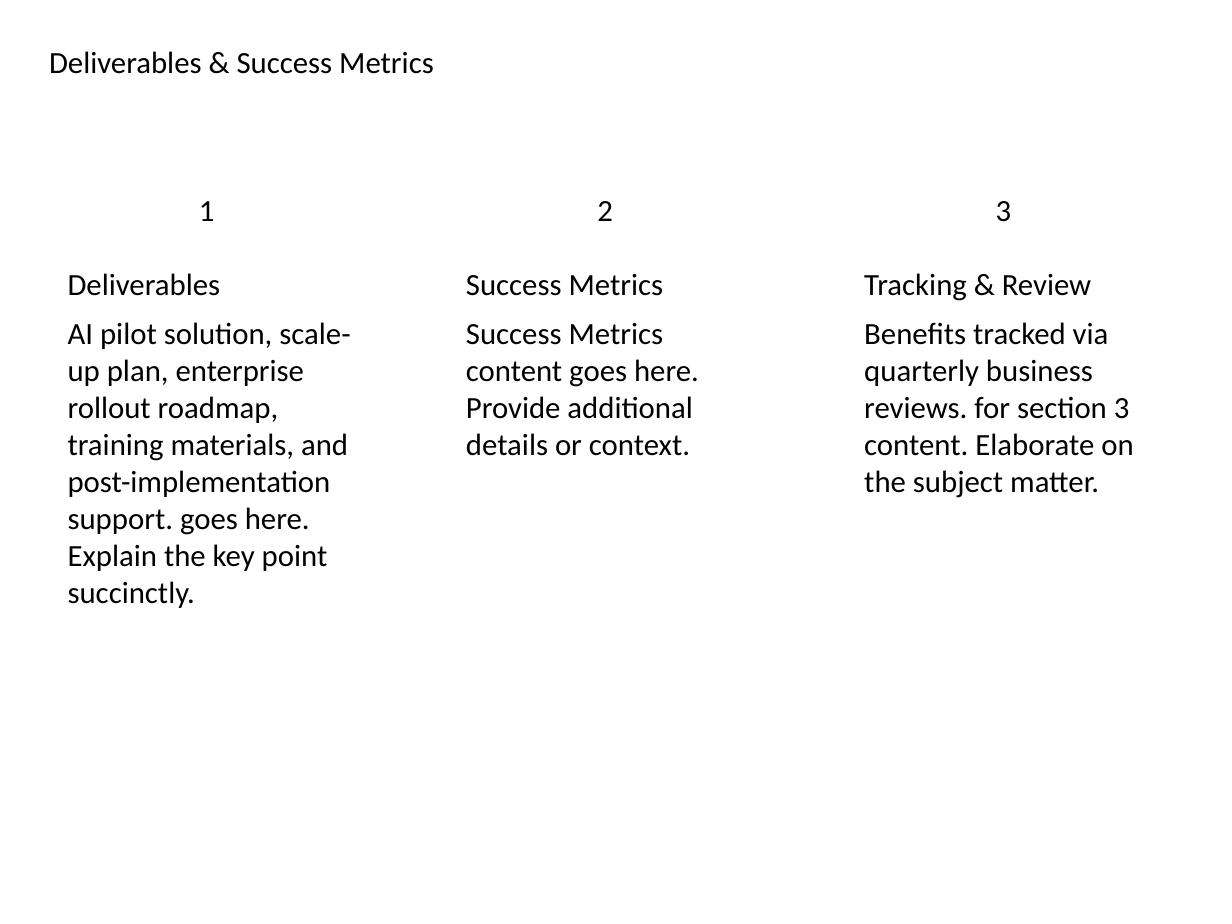
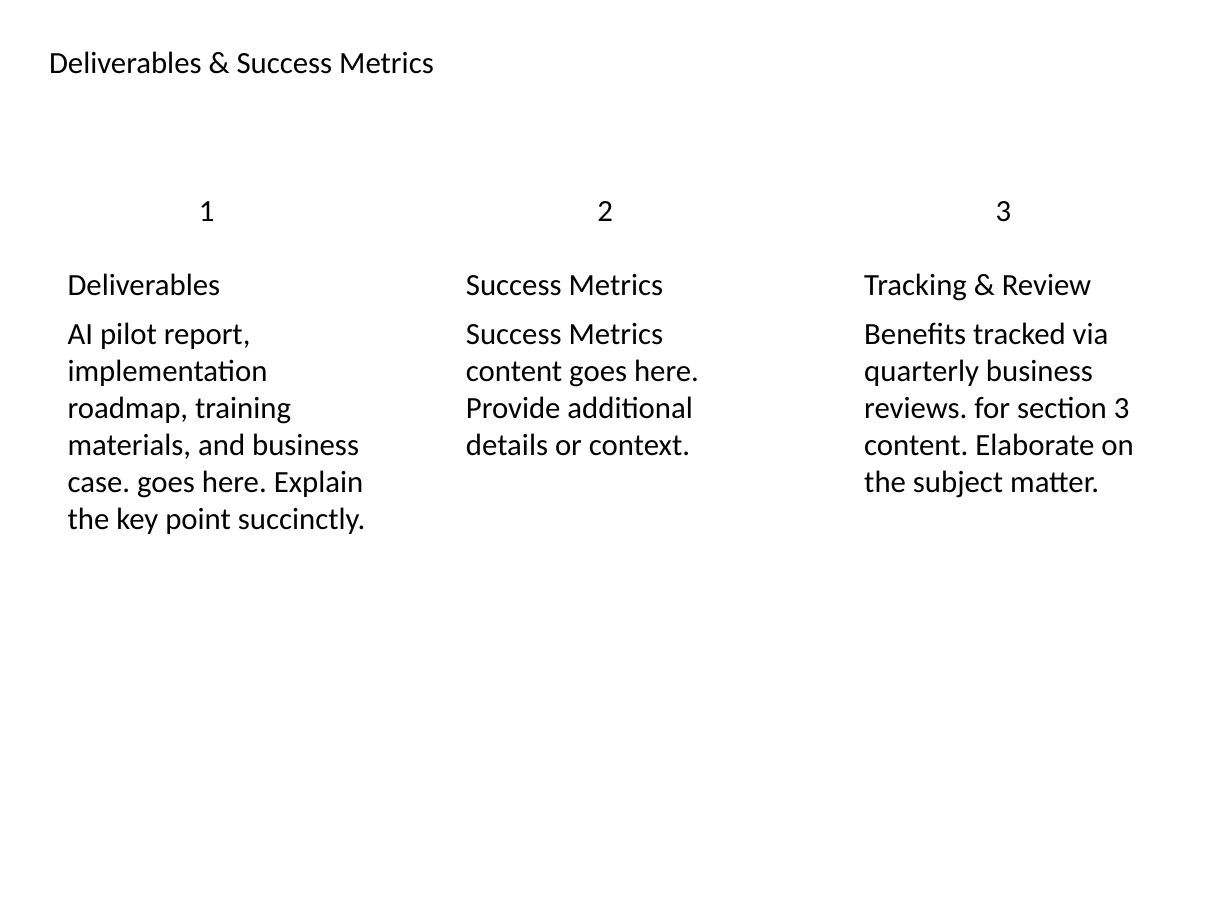
Before and after one commit to vedant1811/kenley-create-decks, a slide deck: slide 6 of src/lib/output/GeneratedPresentation.pptx. Drawn at 1232x924 pixels with LibreOffice and Linux fonts; fonts in the diff are those of the drawing. Boxes give left, top, right and bottom in pixels: in the first picture for what was removed or moved away, otherwise in the second. Text is boxed around its words. In the diff, an @@ line names an element or a change of style, - is before the commit and + after.

```diff
--- a/src/lib/output/GeneratedPresentation.pptx
+++ b/src/lib/output/GeneratedPresentation.pptx
@@ text at <box>68,322,365,534</box>: text changed @@
-AI pilot solution, scale-up plan, enterprise rollout roadmap, training materials, and post-implementation support. goes here. Explain the key point succinctly.
+AI pilot report, implementation roadmap, training materials, and business case. goes here. Explain the key point succinctly.
```
Also in this commit, not shown: 8 other slides changed, 1 slide added, 1 slide removed, 2 other files.
